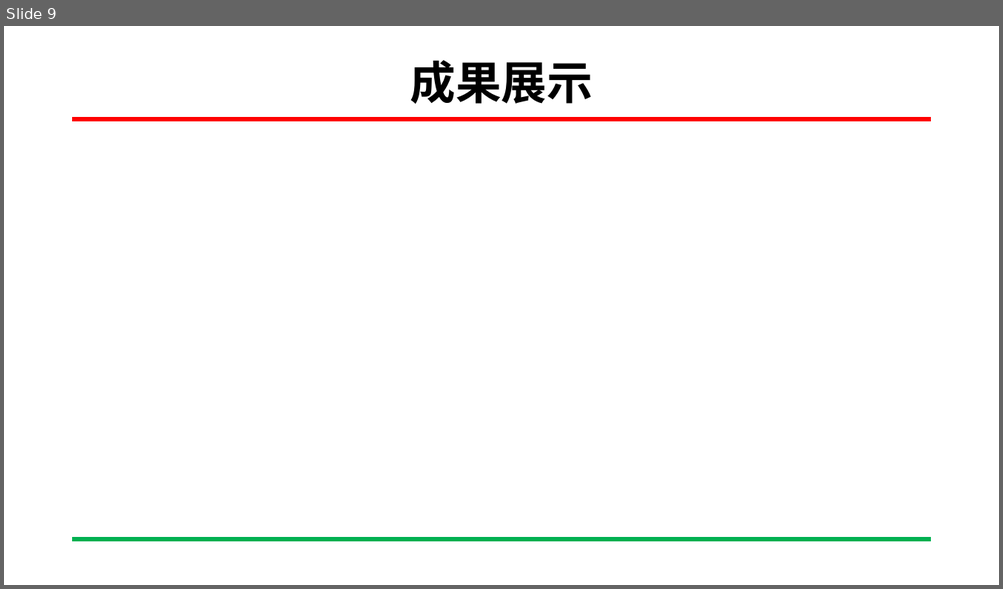
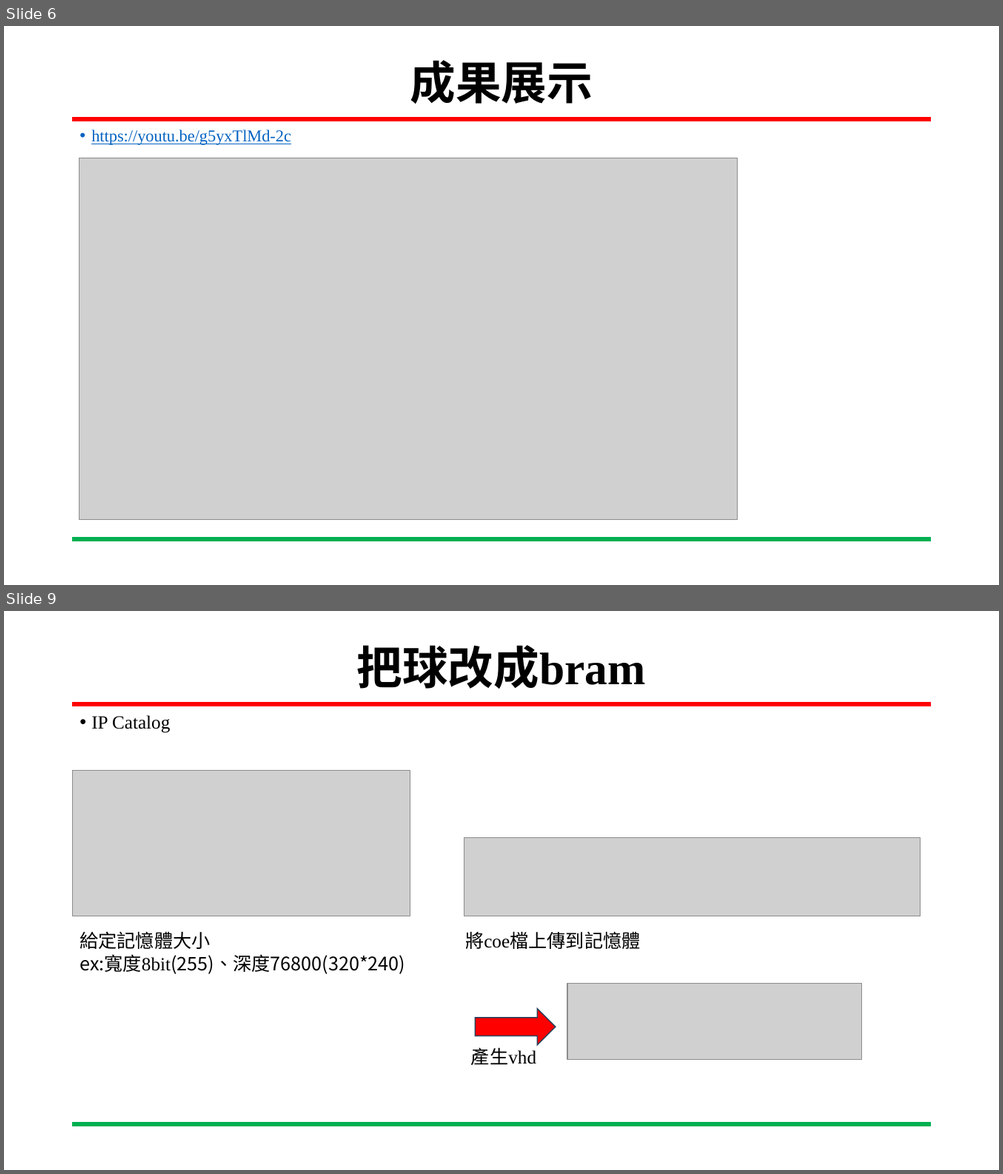
Before and after one commit to yihong92/FPGA, a slide deck: HW5/HW5-2 顯示乒乓球及(球改成圖片bouns)/HW5-2 顯示乒乓球(及球改成圖片bouns).pptx. Shown one above the other, each under a label of ours: slide 9 before the commit, slides 6 and 9 after it; the slides between them are not shown. The pictures are 1003x589 and 1003x1174 pixels, drawn with LibreOffice and Linux fonts; fonts in the diff are those of the drawing; grey boxes stand for pictures; background and template pictures are left out. Boxes give left, top, right and bottom in pixels: in the first picture for what was removed or moved away, otherwise in the second. Text is boxed around its words. In the diff, an @@ line names an element or a change of style, - is before the commit and + after.

```diff
--- a/HW5/HW5-2 顯示乒乓球及(球改成圖片bouns)/HW5-2 顯示乒乓球(及球改成圖片bouns).pptx
+++ b/HW5/HW5-2 顯示乒乓球及(球改成圖片bouns)/HW5-2 顯示乒乓球(及球改成圖片bouns).pptx
@@ slide 9 added at <box>4,611,999,1170</box>, background #FFFFFF; not listed: 2 template elements that a slide beside it also shows @@
@@ title added at <box>357,645,646,689</box>, 44 pt, text #000000, bold @@
+把球改成bram
@@ text added at <box>91,715,170,733</box>, 18 pt, text #000000 @@
+• IP Catalog
@@ picture added at <box>73,771,410,917</box> @@
@@ picture added at <box>464,838,920,916</box> @@
@@ text added at <box>79,931,405,974</box>, 18 pt, text #000000 @@
+給定記憶體大小
+ex:寬度8bit(255)、深度76800(320*240)
@@ text added at <box>465,931,640,949</box>, 18 pt, text #000000 @@
+將coe檔上傳到記憶體
@@ picture added at <box>567,984,862,1060</box> @@
@@ right arrow added at <box>475,1008,555,1045</box>, fill #FF0000, outline #28445D 1 pt @@
@@ text added at <box>471,1048,536,1065</box>, 18 pt, text #000000 @@
+產生vhd
@@ what was slide 9 is now slide 6 @@
@@ slide 6 changed as well @@
@@ text added at <box>91,130,291,145</box>, 16 pt, text #0563C1, underline @@
+• https://youtu.be/g5yxTlMd-2c
@@ picture added at <box>79,158,737,520</box> @@
```
Also in this commit, not shown: 7 other slides changed, 3 other slides added, 12 slides removed, 1 other file.
